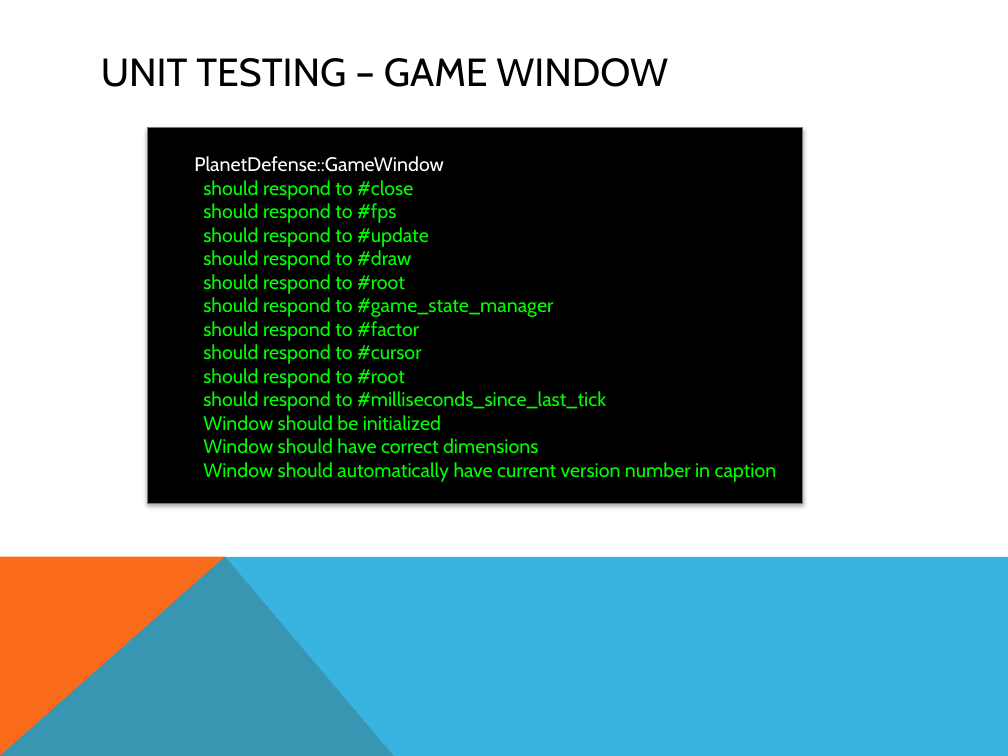
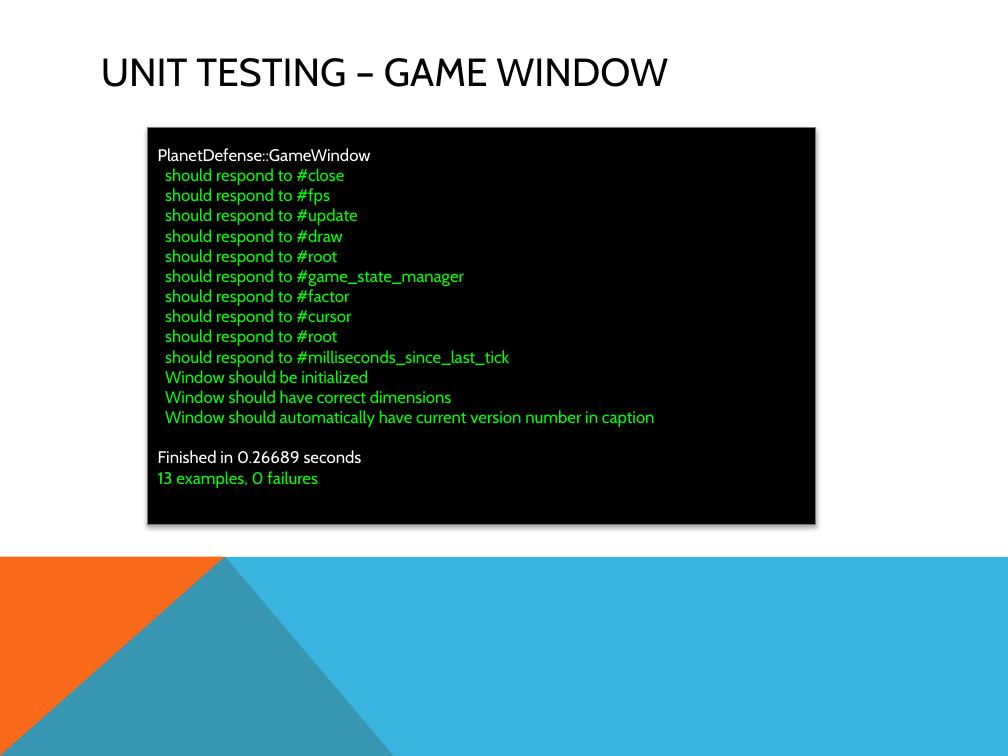
Before and after one commit to csce3513/Team6, a slide deck: slide 5 of docs/presentation-3.pptx (slide 3 before the commit). Drawn at 1008x756 pixels with LibreOffice and Linux fonts; fonts in the diff are those of the drawing. Boxes give left, top, right and bottom in pixels: in the first picture for what was removed or moved away, otherwise in the second. Text is boxed around its words. In the diff, an @@ line names an element or a change of style, - is before the commit and + after.

Commit message:
Updating presentation 3

```diff
--- a/docs/presentation-3.pptx
+++ b/docs/presentation-3.pptx
@@ rectangle "PlanetDefense::GameWindow": place and size @@
-rectangle "PlanetDefense::GameWindow" at bbox=[148, 128, 803, 503]
+rectangle "PlanetDefense::GameWindow" at bbox=[148, 128, 815, 525]
@@ text in rectangle at bbox=[158, 148, 655, 488]: text added @@
+PlanetDefense::GameWindow
+should respond to #close
+should respond to #fps
+should respond to #update
+should respond to #draw
+should respond to #root
+should respond to #game_state_manager
+should respond to #factor
+should respond to #cursor
+should respond to #root
+should respond to #milliseconds_since_last_tick
+Window should be initialized
+Window should have correct dimensions
+Window should automatically have current version number in caption
+Finished in 0.26689 seconds
+13 examples, 0 failures
@@ text removed at bbox=[194, 156, 777, 482] @@
-PlanetDefense::GameWindow
-should respond to #close
-should respond to #fps
-should respond to #update
-should respond to #draw
-should respond to #root
-should respond to #game_state_manager
-should respond to #factor
-should respond to #cursor
-should respond to #root
-should respond to #milliseconds_since_last_tick
-Window should be initialized
-Window should have correct dimensions
-Window should automatically have current version number in caption
```
Also in this commit, not shown: 4 other slides changed, 3 slides added, 2 slides removed.
